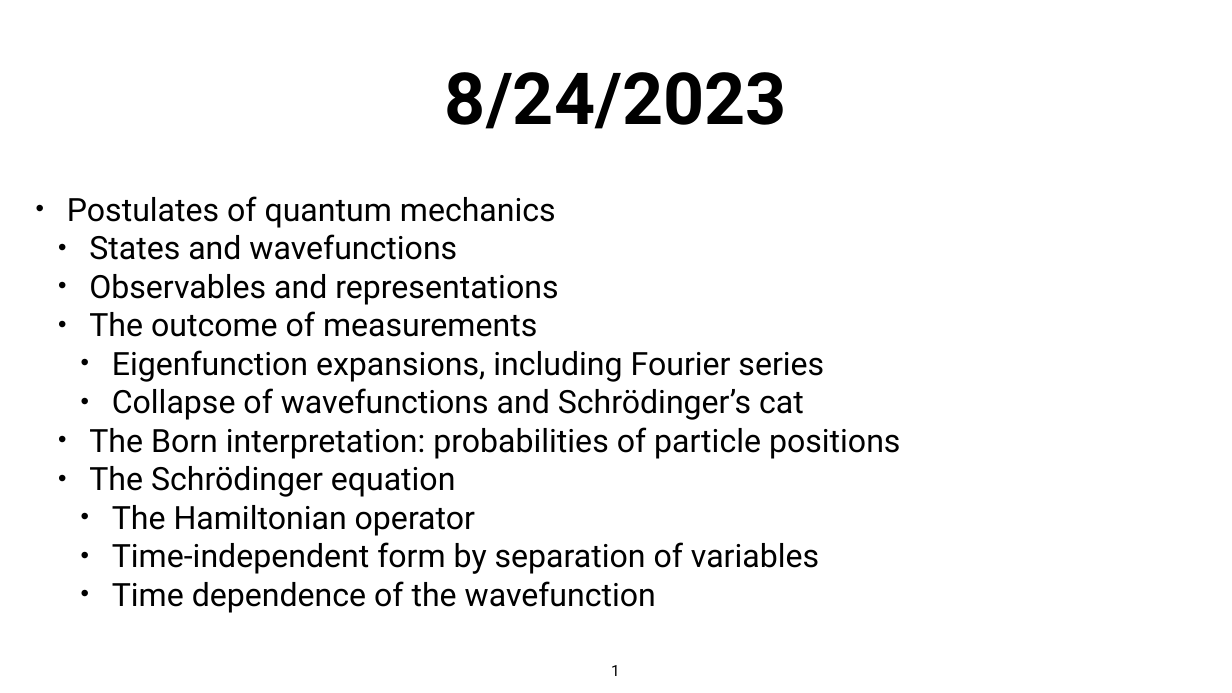
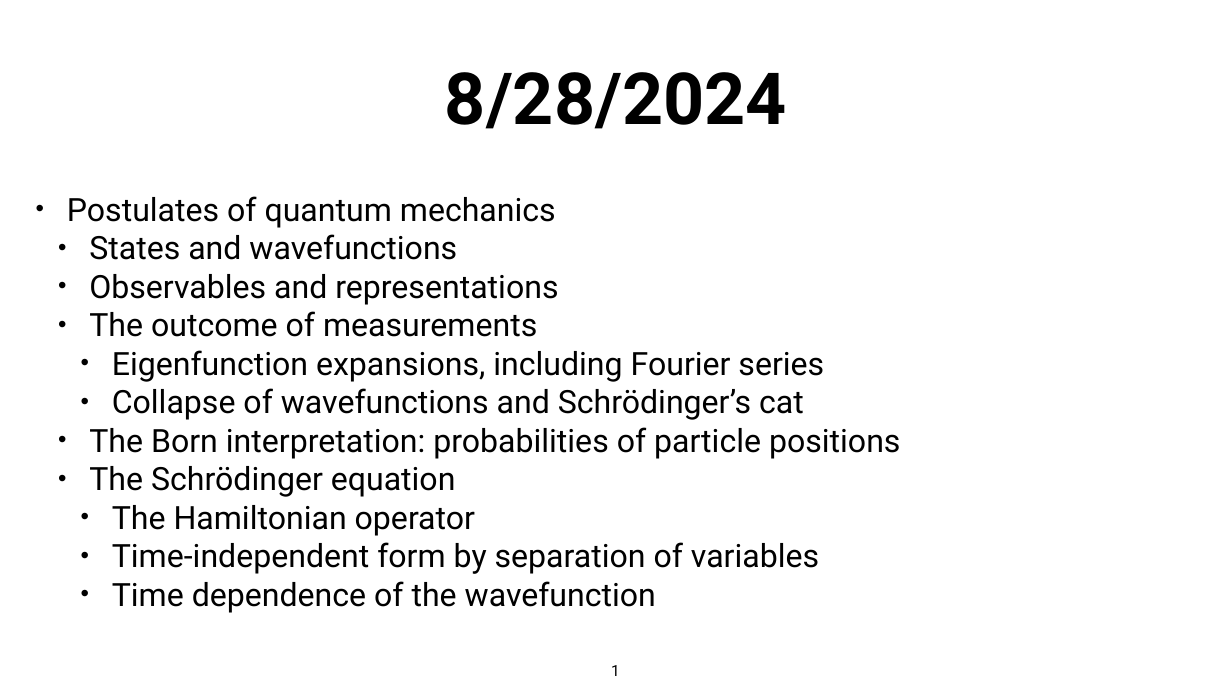
Before and after one commit to daveminh/Chem550-2024F, a slide deck: slide 1 of slides/08-28-Postulates.pptx. Drawn at 1232x693 pixels with LibreOffice and Linux fonts; fonts in the diff are those of the drawing. Boxes give left, top, right and bottom in pixels: in the first picture for what was removed or moved away, otherwise in the second. Text is boxed around its words. In the diff, an @@ line names an element or a change of style, - is before the commit and + after.

```diff
--- a/slides/08-28-Postulates.pptx
+++ b/slides/08-28-Postulates.pptx
@@ title at [445,72,787,129]: text changed @@
-8/24/2023
+8/28/2024
```
Also in this commit, not shown: 2 other slides changed, 2 other files.
